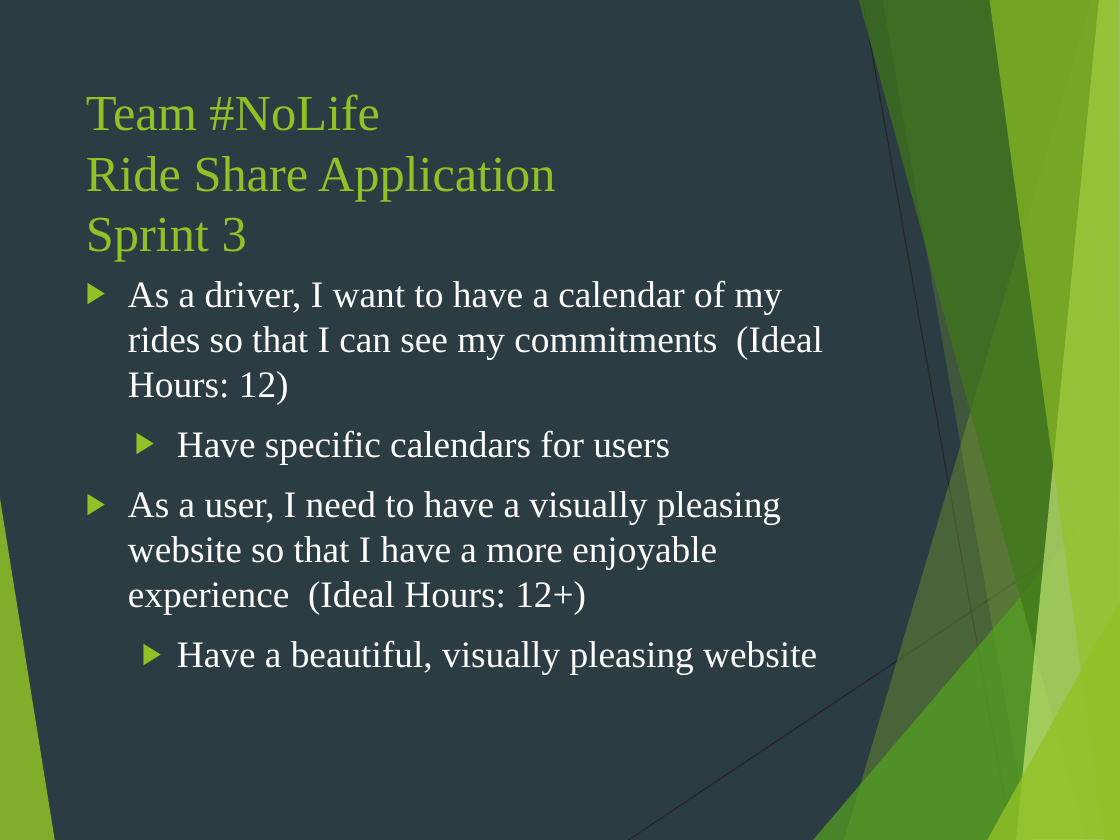
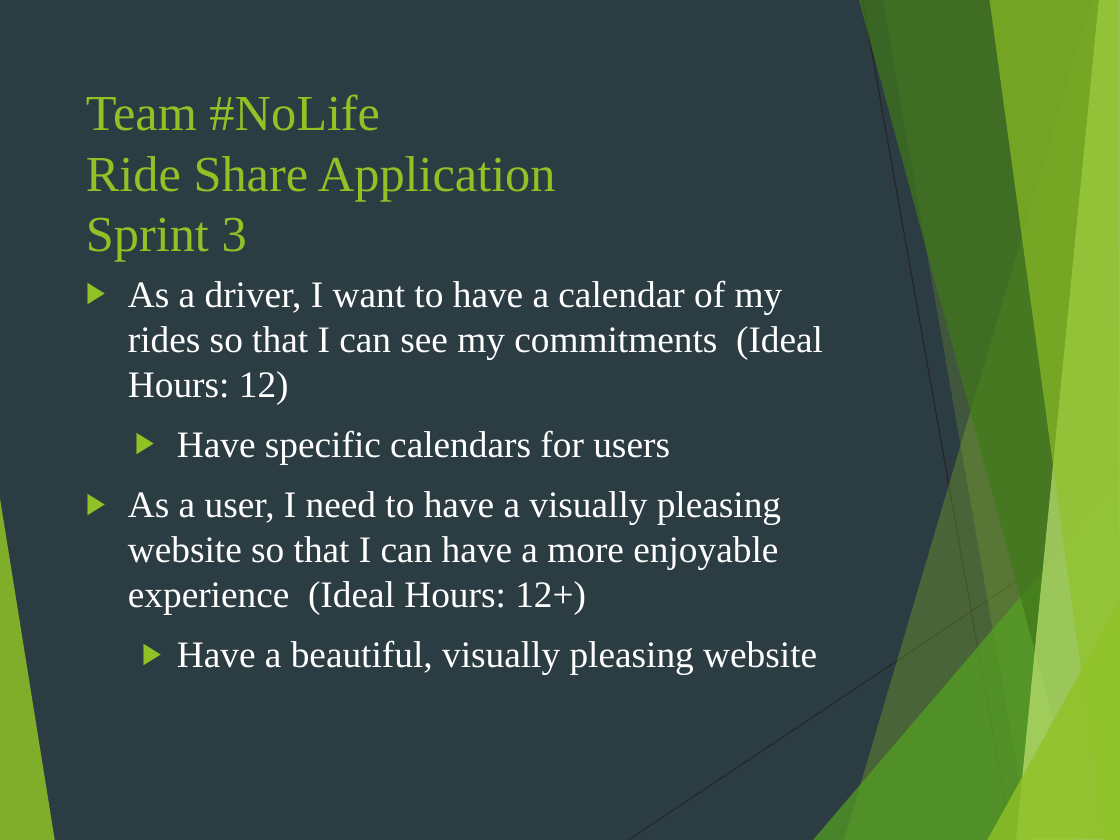
Before and after one commit to aljyu/CMPS-115, a slide deck: slide 5 of Final-InitialPresentation.pptx. Drawn at 1120x840 pixels with LibreOffice and Linux fonts; fonts in the diff are those of the drawing. Boxes give left, top, right and bottom in pixels: in the first picture for what was removed or moved away, otherwise in the second. Text is boxed around its words. In the diff, an @@ line names an element or a change of style, - is before the commit and + after.

```diff
--- a/Final-InitialPresentation.pptx
+++ b/Final-InitialPresentation.pptx
@@ text at (128, 491, 781, 614): text changed @@
-  ▶ As a user, I need to have a visually pleasing website so that I have a more enjoyable experience (Ideal Hours: 12+)
+  ▶ As a user, I need to have a visually pleasing website so that I can have a more enjoyable experience (Ideal Hours: 12+)
```
Also in this commit, not shown: 1 other slide changed.
